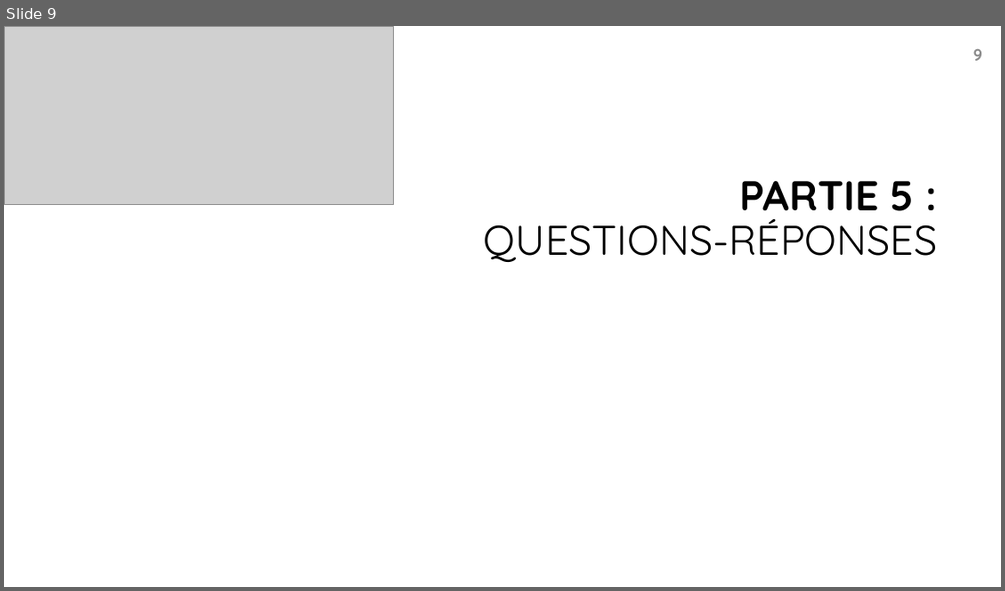
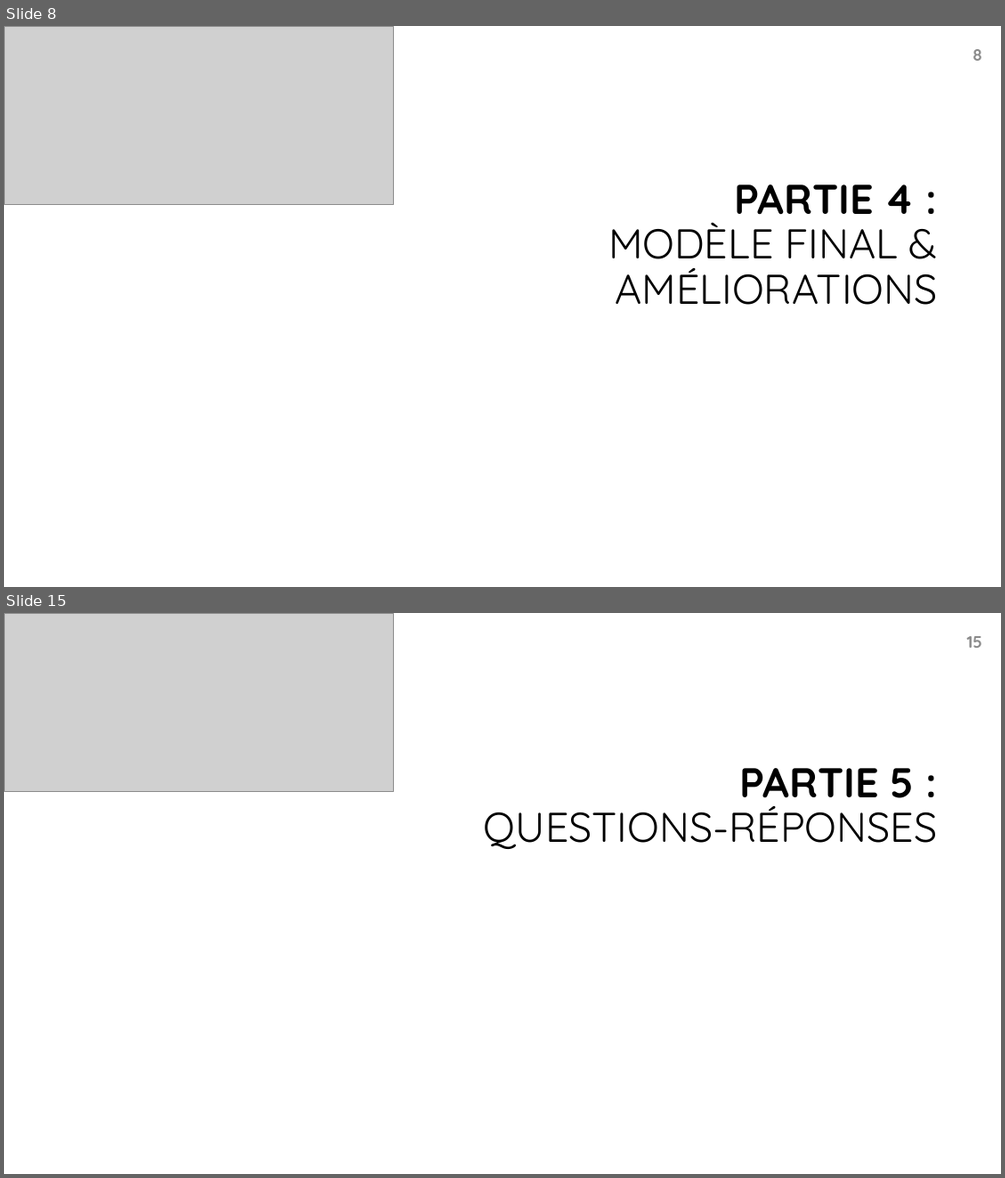
Before and after one commit to bayethiernodiop/Parcours-Data-Scientist, a slide deck: projet4/projet4.pptx. Shown one above the other, each under a label of ours: slide 9 before the commit, slides 8 and 15 after it; the slides between them are not shown. The pictures are 1005x591 and 1005x1178 pixels, drawn with LibreOffice and Linux fonts; fonts in the diff are those of the drawing; grey boxes stand for pictures; background and template pictures are left out. Boxes give left, top, right and bottom in pixels: in the first picture for what was removed or moved away, otherwise in the second. Text is boxed around its words. In the diff, an @@ line names an element or a change of style, - is before the commit and + after.

```diff
--- a/projet4/projet4.pptx
+++ b/projet4/projet4.pptx
@@ slide 8 added at bbox=[4, 26, 1001, 587], background #FFFFFF @@
@@ picture added at bbox=[4, 26, 394, 205] @@
@@ page number added at bbox=[972, 49, 982, 61], 16 pt, text #8C8C8C, bold @@
+8
@@ title added at bbox=[608, 184, 938, 305], 40 pt, text #000000 @@
+PARTIE 4 :
+MODÈLE FINAL &
+AMÉLIORATIONS
@@ what was slide 9 is now slide 15 @@
@@ page number at bbox=[967, 636, 983, 648]: text changed @@
-9
+15
```
Also in this commit, not shown: 4 slides changed, 6 other slides added, 1 slide removed, 7 other files.
